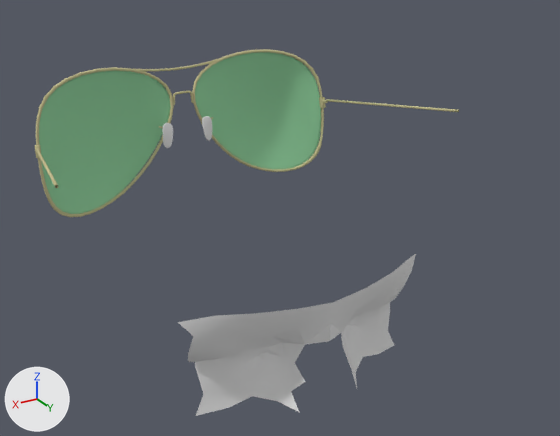
The glTF model glass4.gltf: old version first, new version second.
Camera for both pictures: a 50 mm lens placed at (5.27, 9.52, 7.03), pointed at (-0.37, 0.13, 2.33). Every picture has the same lights, and +X, +Y and +Z are marked at lower left. Where no turn or scale is listed for an object, it has been applied to the vertices.
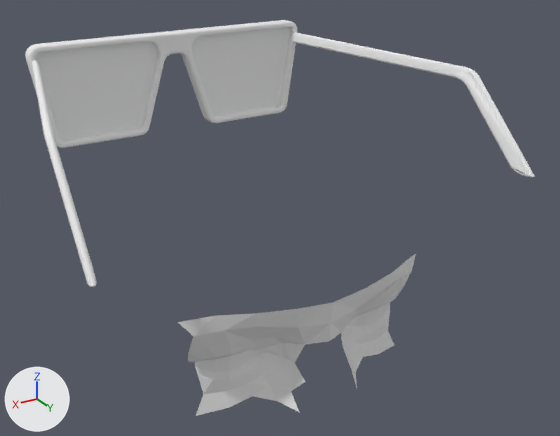
Location of each change, [x1, y1, x2, y2] in pixels of the pictures (560 x 436 px):
'mesh0_1', deleted (green)
    before: [39, 52, 321, 214]
'object_1', added
    after: [35, 42, 157, 140]
'object_3', added
    after: [191, 27, 290, 116]
'object_6', added
    after: [25, 20, 297, 148]
'object_5', added
    after: [291, 32, 535, 177]
'mesh0', deleted
    before: [35, 49, 459, 217]
'object_4', added
    after: [32, 60, 97, 287]
'mesh0_2', deleted
    before: [162, 116, 213, 148]

Edits to the bpy script that builds the scene:
```text
Change mat_glasseyes:
    mat_glasseyes.base_color: (0.314, 0.694, 0.377) -> (0.973, 0.973, 0.973)  # green #98d9a5 -> white #fcfcfc
Add me_object_6:
    me_object_6.from_pydata(...)  # 1406 vertices, 2816 faces; spans x -2.49..2.42, y -3.01..-2.74, z 3.04..4.73
    me_object_6.materials.append(mat_glasseyes)  # white #fcfcfc
Add me_object_5:
    me_object_5.from_pydata(...)  # 527 vertices, 1050 faces; spans x -3.06..-2.35, y -2.81..2.63, z 3.26..4.54
    me_object_5.materials.append(mat_glasseyes)  # white #fcfcfc
Add me_object_4:
    me_object_4.from_pydata(...)  # 528 vertices, 1052 faces; spans x 2.28..3.34, y -2.74..2.59, z 3.26..4.54
    me_object_4.materials.append(mat_glasseyes)  # white #fcfcfc
Add me_object_3:
    me_object_3.from_pydata(...)  # 52 vertices, 59 faces; spans x -2.38..-0.34, y -2.88..-2.87, z 3.15..4.63
    me_object_3.materials.append(mat_glasseyes)  # white #fcfcfc
Add me_object_2:
    me_object_2.from_pydata(...)  # 70 vertices, 68 faces; spans x -2.49..-0.18, y -2.88..-2.87, z 3.15..4.73
    me_object_2.materials.append(mat_glasseyes)  # white #fcfcfc
Add me_object_1:
    me_object_1.from_pydata(...)  # 52 vertices, 59 faces; spans x 0.26..2.31, y -2.87, z 3.15..4.63
    me_object_1.materials.append(mat_glasseyes)  # white #fcfcfc
Remove ob_mesh0:
    ob_mesh0 = bpy.data.objects.new('mesh0', me_mesh0)
    ob_mesh0.location = (0.0, 0.0, 0.0)
Remove ob_mesh0_1:
    ob_mesh0_1 = bpy.data.objects.new('mesh0_1', me_mesh0_1)
    ob_mesh0_1.location = (0.0, 0.0, 0.0)
Remove ob_mesh0_2:
    ob_mesh0_2 = bpy.data.objects.new('mesh0_2', me_mesh0_2)
    ob_mesh0_2.location = (0.0, 0.0, 0.0)
Add ob_object_6:
    ob_object_6 = bpy.data.objects.new('object_6', me_object_6)
    ob_object_6.location = (0.0, 0.0, 0.0)
Add ob_object_5:
    ob_object_5 = bpy.data.objects.new('object_5', me_object_5)
    ob_object_5.location = (0.0, 0.0, 0.0)
Add ob_object_4:
    ob_object_4 = bpy.data.objects.new('object_4', me_object_4)
    ob_object_4.location = (0.0, 0.0, 0.0)
Add ob_object_3:
    ob_object_3 = bpy.data.objects.new('object_3', me_object_3)
    ob_object_3.location = (0.0, 0.0, 0.0)
Add ob_object_2:
    ob_object_2 = bpy.data.objects.new('object_2', me_object_2)
    ob_object_2.location = (0.0, 0.0, 0.0)
Add ob_object_1:
    ob_object_1 = bpy.data.objects.new('object_1', me_object_1)
    ob_object_1.location = (0.0, 0.0, 0.0)
```
